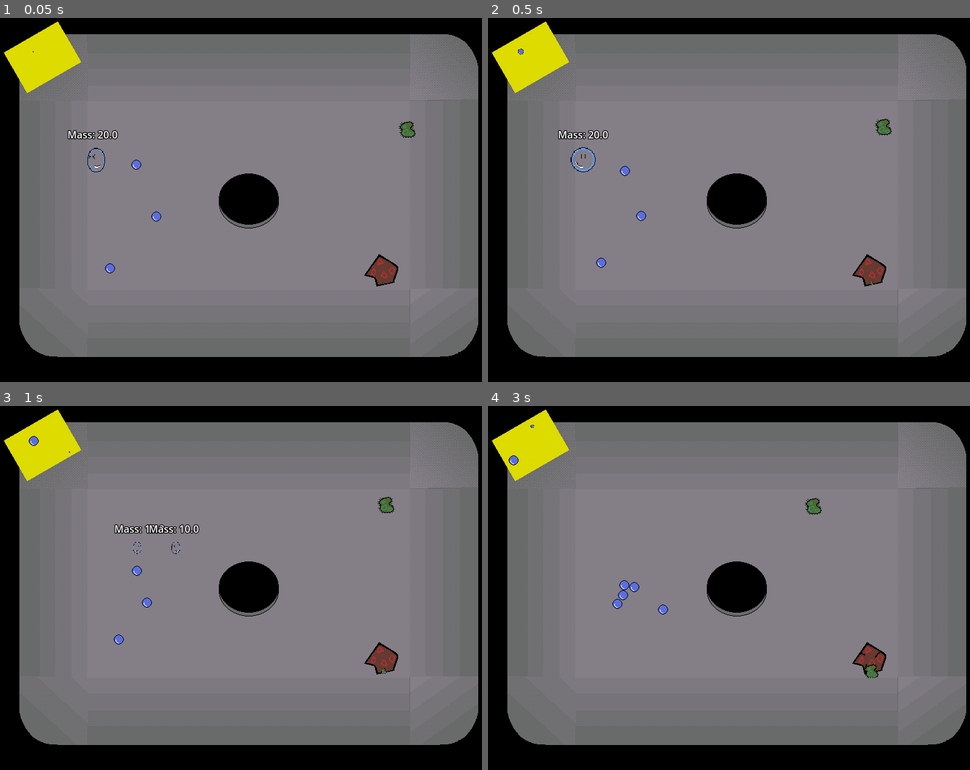
Above: before the commit, frames 1-4 (two rows, left to right).
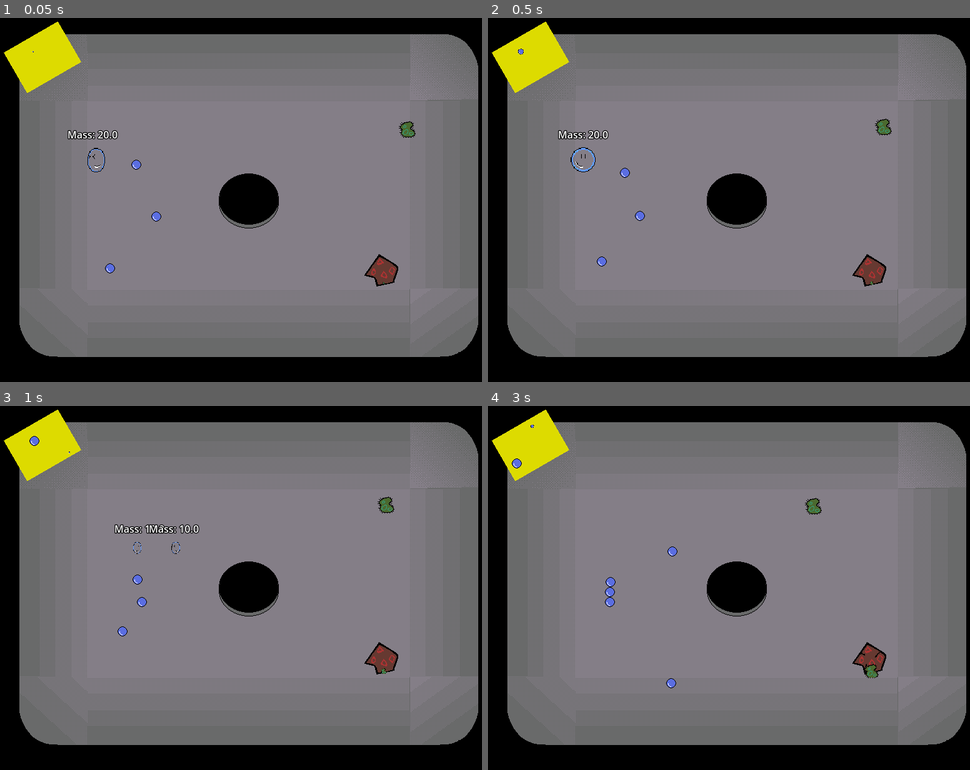
Above: after the commit, the same moments.

Repository: that-damn-cat/BubbleTrouble
Game: Godot game, scene res://game.tscn
The game is run twice, just before and just after one commit, with the same random seed, the same clock (stepped at 60 frames per second) and the same inputs.
Inputs:
- Up to frame 1 (0.05 s): no input
- Up to frame 2 (0.5 s): no input
- Up to frame 3 (1 s): hold Right (right) from 0.53 s (still down); tap Space (shoot) at 0.6 s
- Up to frame 4 (3 s): release Right (right) at 1.28 s; hold Down (down) 1.28-2.03 s; tap Space (shoot) at 1.35, 2.1, 2.85 s; hold Right (right) 2.03-2.78 s; hold Up (up) from 2.78 s (still down)

Frame 1 is identical in both runs. In frame 2, less than 0.1% of the frame differs, in the area x 22-33%, y 40-69%; in frame 3, 0.2%; in frame 4, 0.5%, in the area x 4-40%, y 13-78%.

Commit message:
Added free_timer and free_notifier, added player to attractors

Diff:
--- a/Entities/Droplet/droplet.gd
+++ b/Entities/Droplet/droplet.gd
@@ -6,6 +6,7 @@
 @export var sprite: Sprite2D
 
 @export_category("Physics")
+@export var mass: float = 8.0
 @export var friction: float = 0.03
 @export var bounce_damping: float = 0.6
 
@@ -22,13 +23,20 @@
 	apply_attraction()
 
 	velocity = lerp(velocity, Vector2.ZERO, friction)
+
+	velocity *= 0.995
+
 	var collision := move_and_collide(velocity * delta)
 
 	if collision:
-		handle_collision(collision)
+		velocity = velocity.bounce(collision.get_normal()) * bounce_damping
 
+# Help, I was in a fugue state late last night and don't know what these physics do anymore
 func apply_attraction() -> void:
-	for droplet in get_tree().get_nodes_in_group("Droplets"):
+	var attractors := get_tree().get_nodes_in_group("Droplets")
+	attractors.append_array(get_tree().get_nodes_in_group("Players"))
+
+	for droplet in attractors:
 		droplet = droplet as Droplet
 
 		if droplet == self:
@@ -44,18 +52,3 @@
 		force = min(force, max_attract_force)
 
 		velocity += direction.normalized() * force
-		velocity *= 0.995
-
-
-func handle_collision(collision: KinematicCollision2D) -> void:
-	velocity = velocity.bounce(collision.get_normal()) * bounce_damping
-
-func _on_body_entered(body: Node2D) -> void:
-	if not body is Player:
-		return
-
-	body = body as Player
-
-	body.health_component.heal(size_bonus)
-
-	queue_free()
--- a/Entities/Droplet/droplet.tscn
+++ b/Entities/Droplet/droplet.tscn
@@ -1,8 +1,10 @@
-[gd_scene load_steps=6 format=3 uid="uid://x3otvmpq532f"]
+[gd_scene load_steps=8 format=3 uid="uid://x3otvmpq532f"]
 
 [ext_resource type="Script" uid="uid://br4iys2iat1qg" path="res://Entities/Droplet/droplet.gd" id="1_y06n3"]
 [ext_resource type="Texture2D" uid="uid://cge2onhjc7w8a" path="res://Entities/Droplet/Assets/droplet.png" id="2_pdndv"]
 [ext_resource type="Script" uid="uid://clk0dpb5pe8ty" path="res://Components/GrowComponent/GrowComponent.gd" id="3_mmn5u"]
+[ext_resource type="Script" uid="uid://b4bdppw04lqe5" path="res://Components/FreeTimer/FreeTimer.gd" id="4_k5qtm"]
+[ext_resource type="Script" uid="uid://x23jddk8rue6" path="res://Components/FreeNotifier2D/FreeNotifier2D.gd" id="5_m4n4k"]
 
 [sub_resource type="CircleShape2D" id="CircleShape2D_y06n3"]
 radius = 8.0
@@ -14,9 +16,10 @@
 collision_layer = 8
 collision_mask = 62
 script = ExtResource("1_y06n3")
-size_bonus = 10.0
+size_bonus = 2.0
 grow_component = NodePath("GrowComponent")
 sprite = NodePath("Sprite2D")
+friction = 0.01
 
 [node name="Sprite2D" type="Sprite2D" parent="."]
 unique_name_in_owner = true
@@ -26,7 +29,8 @@
 script = ExtResource("3_mmn5u")
 sprites = [NodePath("../Sprite2D")]
 collision_offsets = {
-NodePath("../PhysicsCollider"): 0.0
+NodePath("../PhysicsCollider"): 0.0,
+NodePath("../MergeArea/MergeCollider"): 2.0
 }
 metadata/_custom_type_script = "uid://clk0dpb5pe8ty"
 
@@ -41,4 +45,12 @@
 [node name="MergeCollider" type="CollisionShape2D" parent="MergeArea"]
 shape = SubResource("CircleShape2D_mmn5u")
 
-[connection signal="body_entered" from="MergeArea" to="." method="_on_body_entered"]
+[node name="FreeTimer" type="Timer" parent="."]
+wait_time = 5.0
+autostart = true
+script = ExtResource("4_k5qtm")
+metadata/_custom_type_script = "uid://b4bdppw04lqe5"
+
+[node name="FreeNotifier2D" type="VisibleOnScreenNotifier2D" parent="."]
+script = ExtResource("5_m4n4k")
+metadata/_custom_type_script = "uid://x23jddk8rue6"
